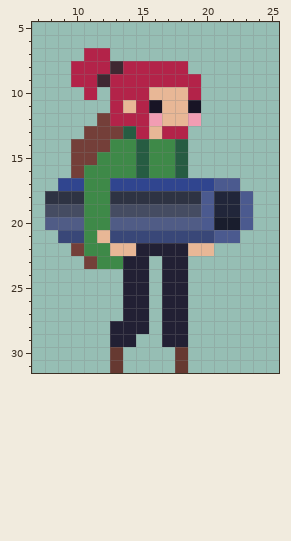
A pixel-art sprite gets an edit: RecursosSpriteEjercicioDesign2D/idle/spr_agustina_idle2.png. Above: the version before the commit.
The file is 32x32 pixels. Shown: x 7..25, y 5..31.
Now the later version:
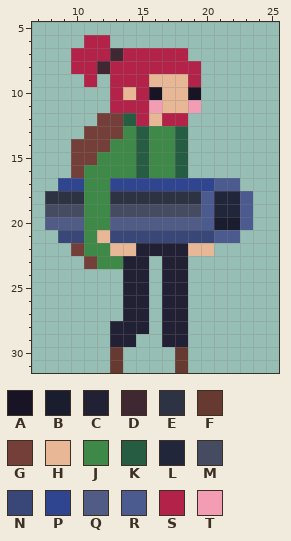
Palette (. is transparent): A #181425  B #191d2d  C #222034  D #3f2832  E #2e3343  F #663931  G #743f39  H #e8b796  J #3e8948  K #265c42  L #21263a  M #454c62  N #394778  P #30458f  Q #505c86  R #4b5a8f  S #b32349  T #f29db3
From old to new:
The author changed colour H to colour A in row 10 at x 16.
The author changed colour S to colour A in row 10 at x 19.
Colour D now appears in row 7 at x 13.
The author changed colour S to colour D in row 8 at x 12.
The author changed colour S to colour G in row 12 at x 13.
The author changed colour S to colour H in row 9 at x 16 to 18; in row 10 at x 14.
The author changed colour T to colour H in row 12 at x 16.
The author changed colour H to colour J in row 13 at x 16.
The author changed colour K to colour J in row 13 at x 14.
The author changed colour S to colour J in row 13 at x 17.
The author changed colour S to colour K in row 12 at x 14; in row 13 at x 15 and 18.
Colour S now appears in row 6 at x 11 to 12; in row 7 at x 10 and 14 to 18; in row 8 at x 19.
The author changed colour D to colour S in row 8 at x 13.
The author changed colour H to colour S in row 11 at x 14; in row 12 at x 17 to 18.
The author changed colour A to colour T in row 11 at x 16 and 19.
Colour D is removed in row 9 at x 12.
Colour S is removed in row 9 at x 10; in row 10 at x 11.
Colour T is removed in row 12 at x 19.
Boxes around the changes in both pictures, in picture pixels (x1, y1, x2, y2):
changed: (71, 35, 201, 139)
